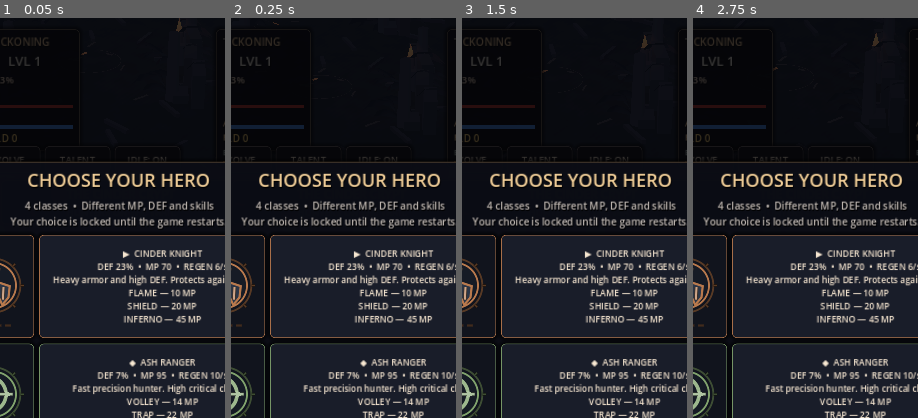
Above: before the commit, frames 1-4 (left to right).
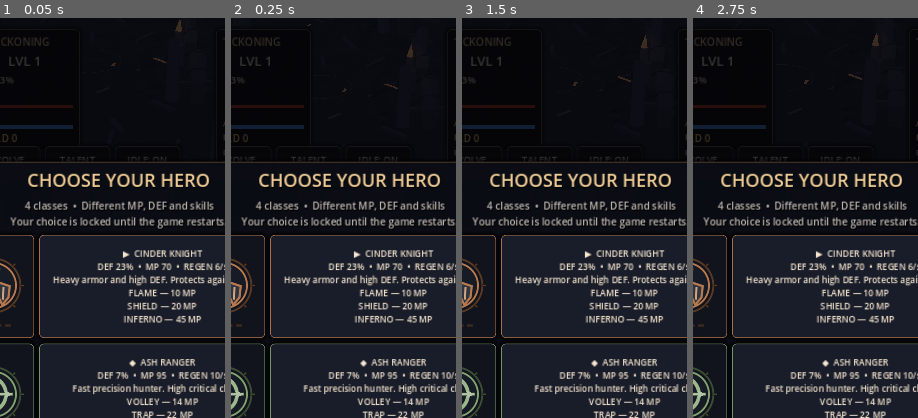
Above: after the commit, the same moments.

Repository: bananofil-wq/AshenIdle
Game: Godot game, scene res://scenes/main.tscn
Two runs of this game, one before a commit and one after it. Both use one fixed random seed, a clock stepped at 60 frames per second and the inputs below.
Inputs:
- Up to frame 1 (0.05 s): no input
- Up to frame 2 (0.25 s): no input
- Up to frame 3 (1.5 s): click "LOOT" at 0.5 s; click "EVOLVE" at 1.25 s
- Up to frame 4 (2.75 s): click "TALENT" at 2 s
The pictures show only the part of the screen within x 23-73%, y 0-50%; the shares and areas given below are measured in that part.

The runs differ from the first frame. In frame 1, less than 0.1% of the frame differs, in the area x 36-81%, y 0-12%; in frame 2, less than 0.1%, in the area x 18-81%, y 1-19%; in frame 3, less than 0.1%; in frame 4, less than 0.1%.

Commit message:
Rework Void Citadel as weathered stone ruins with fractured altars and muted inlays

Diff:
--- a/scripts/dungeon_builder.gd
+++ b/scripts/dungeon_builder.gd
@@ -4,7 +4,7 @@
 # The boss is always on the tenth floor of its biome.
 const THEMES := ["THE CINDER CRYPT", "THE FROST HOLLOW", "THE THORNWILD", "THE VOID CITADEL", "THE MOLTEN DEPTHS"]
 const FLOOR_COLORS := ["55505a", "879dad", "374c38", "343049", "3d3437"]
-const ACCENTS := ["eb864e", "8bdcff", "8acb69", "b46fff", "ff6232"]
+const ACCENTS := ["eb864e", "8bdcff", "8acb69", "82669c", "ff6232"]
 const ROCKS := ["35313c", "50647a", "354337", "302c4a", "34262b"]
 const WIDTH := 9.0
 const DISTANCE := 14.0
@@ -316,9 +316,15 @@
             else:
                 _stone(parent, at, Vector3(1.5, 0.8, 1.1), rock_material)
         3:
-            # Floating-looking void obelisks with luminous runes.
-            _column(parent, at, h * 1.20, 0.41, rock_material, 4)
-            _block(parent, at + Vector3(0, h * 0.8, 0.21), Vector3(0.17, 0.58, 0.07), accent_material)
+            # Fallen masonry and fractured steles instead of glowing cuboids.
+            var obelisk := _column(parent, at, h * 1.15, 0.46, rock_material, 7)
+            obelisk.rotation.z = randomizer.randf_range(-0.22, 0.22)
+            _stone(parent, at + Vector3(0.45, 0.09, -0.2),
+                Vector3(1.32, 0.70, 1.15), rock_material)
+            if variant % 4 == 0:
+                var tablet := _block(parent, at + Vector3(0.18, h * 0.68, 0.32),
+                    Vector3(0.41, 0.32, 0.10), accent_material)
+                tablet.rotation.z = -0.15
         4:
             # Lava cliffs, black rock ridges and volcanic spires.
             if variant % 2 == 0:
@@ -420,11 +426,11 @@
     glyph.mesh = symbol
     glyph.position = center + Vector3(0, 0.018, -1.25)
     glyph.rotation.y = float(current_stage * 17 + room_id * 13) * 0.1
-    glyph.material_override = accent_material if current_theme == 3 or current_theme == 4 else dust
+    glyph.material_override = accent_material if current_theme == 4 and room_id == 3 else dust
     parent.add_child(glyph)
     for k in range(9):
         var p: Vector3 = center + Vector3(randomizer.randf_range(-4.4, 4.4), 0.024, randomizer.randf_range(-4.5, 4.5))
-        var streak := _block(parent, p, Vector3(randomizer.randf_range(0.22, 0.92), 0.019, randomizer.randf_range(0.09, 0.19)), dust if k % 3 != 0 else accent_material)
+        var streak := _block(parent, p, Vector3(randomizer.randf_range(0.22, 0.92), 0.019, randomizer.randf_range(0.09, 0.19)), dust if current_theme == 3 or k % 3 != 0 else accent_material)
         streak.rotation.y = randomizer.randf_range(-PI, PI)
     if current_theme == 2:
         for k in range(7):
@@ -614,7 +620,11 @@
         if ResourceLoader.exists(cliff_normal):
             rock_material.normal_enabled = true
             rock_material.normal_texture = load(cliff_normal)
-    accent_material = _solid(Color(ACCENTS[current_theme]), true)
+    # Nonemissive stone and muted inlaid metal replace neon purple rubble.
+    accent_material = _solid(Color(ACCENTS[current_theme]), current_theme != 3)
+    if current_theme == 3:
+        accent_material.roughness = 0.69
+        accent_material.metallic = 0.24
 
 func _decorate(parent: Node3D, at: Vector3, index: int) -> void:
     # Props never occupy the central corridor used by the automatic pathfinder.
@@ -631,7 +641,11 @@
             for side in [-1.0, 1.0]:
                 var support: Vector3 = at + Vector3(side * 4.15, 0, 3.8)
                 _column(parent, support, randomizer.randf_range(2.3, 3.3), 0.33, rock_material)
-                _block(parent, support + Vector3(side * 0.39, 0.22, 0), Vector3(0.76, 0.42, 1.18), rock_material)
+                _stone(parent, support + Vector3(side * 0.39, 0.22, 0),
+                    Vector3(1.1, 0.60, 1.52), rock_material)
+                if current_theme == 3:
+                    _stone(parent, support + Vector3(side * 0.71, -0.05, 0.8),
+                        Vector3(1.0, 0.36, 1.0), rock_material)
     elif current_theme == 1:
         for side in [-1.0, 1.0]:
             _block(parent, at + Vector3(side * 4.45, -0.1, 0), Vector3(0.9, 0.23, 7.8), rock_material)
@@ -673,14 +687,20 @@
             for root_index in range(4):
                 var root := _block(structure, at + Vector3(float(root_index - 2) * 0.63, 0.04, 2.50), Vector3(0.14, 0.14, 1.1), rock_material)
                 root.rotation.y = float(root_index) * 0.4
-        3: # Jagged violet altar with suspended-looking obelisk shards.
-            _column(structure, at, 2.15, 1.55, rock_material, 6)
+        3: # Ruined fortified shrine with toppled capitals and rocky bases.
+            _column(structure, at, 1.35, 1.47, rock_material, 10)
+            _stone(structure, at + Vector3(0, 1.2, 0), Vector3(2.5, 0.65, 2.1), rock_material)
             for obelisk in range(5):
                 var angle: float = float(obelisk) * TAU / 5.0
-                var p := at + Vector3(cos(angle) * 1.5, 0, sin(angle) * 1.5)
-                _column(structure, p, 2.0 + float(obelisk % 3) * 1.25, 0.38, rock_material, 4)
-                _block(structure, p + Vector3(0, 1.9, 0.30), Vector3(0.16, 0.55, 0.12), accent_material)
-            _spike(structure, at + Vector3(0, 2.15, 0), 3.6, 0.47, accent_material)
+                var point := at + Vector3(cos(angle) * 2.1, 0, sin(angle) * 1.8)
+                var tower := _column(structure, point, 2.2 + float(obelisk % 3) * 0.95, 0.42, rock_material, 7)
+                tower.rotation.z = 0.14 * sin(angle)
+                _stone(structure, point + Vector3(0.42, 0.05, 0),
+                    Vector3(1.25, 0.50, 1.08), rock_material)
+                if obelisk % 2 == 0:
+                    _block(structure, point + Vector3(0, 1.96, 0.25),
+                        Vector3(0.43, 0.18, 0.16), accent_material)
+            _spike(structure, at + Vector3(0, 1.47, 0), 2.4, 0.55, rock_material)
         4: # Volcanic cliff shelf, magma seams, stacked dark basalt columns.
             _mountain(structure, at + Vector3(side, -0.10, 0), 6.5, 3.6)
             for spike_i in range(5):
@@ -719,7 +739,7 @@
     var terrain_colors := ["26303c", "273d4b", "152b1b", "1a142a", "2d1110"]
     var terrain := _solid(Color(terrain_colors[current_theme]))
     terrain.albedo_texture = floor_material.albedo_texture
-    terrain.albedo_color = [Color("454f5a"), Color("7d91a9"), Color("485c49"), Color("4d435f"), Color("534348")][current_theme]
+    terrain.albedo_color = [Color("454f5a"), Color("7d91a9"), Color("485c49"), Color("77717e"), Color("534348")][current_theme]
     terrain.uv1_scale = Vector3(11, 11, 1)
     terrain.texture_filter = BaseMaterial3D.TEXTURE_FILTER_LINEAR_WITH_MIPMAPS
     _block(self, Vector3(0, -0.58, -18.0), Vector3(48, 0.40, 88), terrain)
